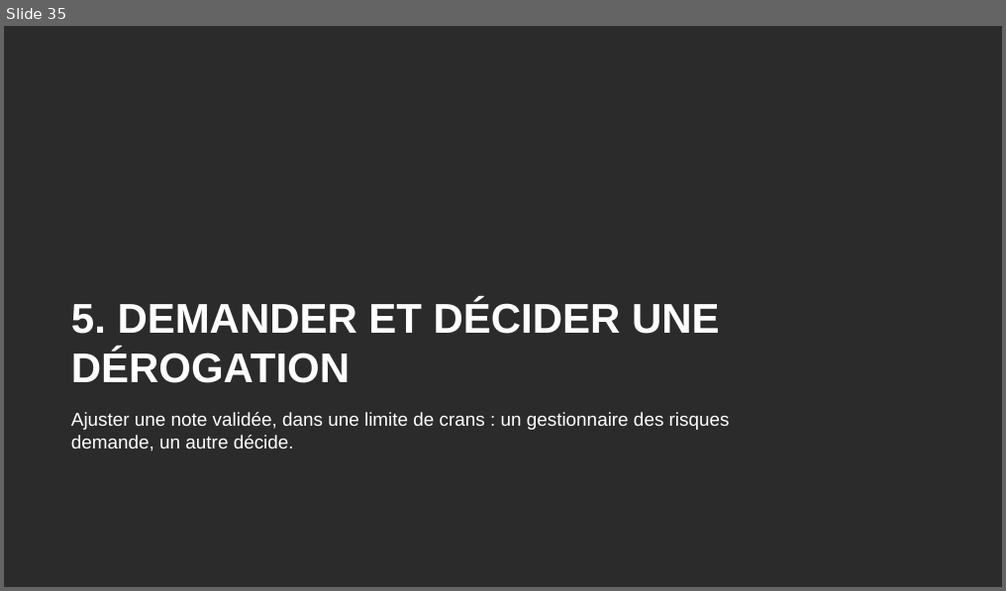
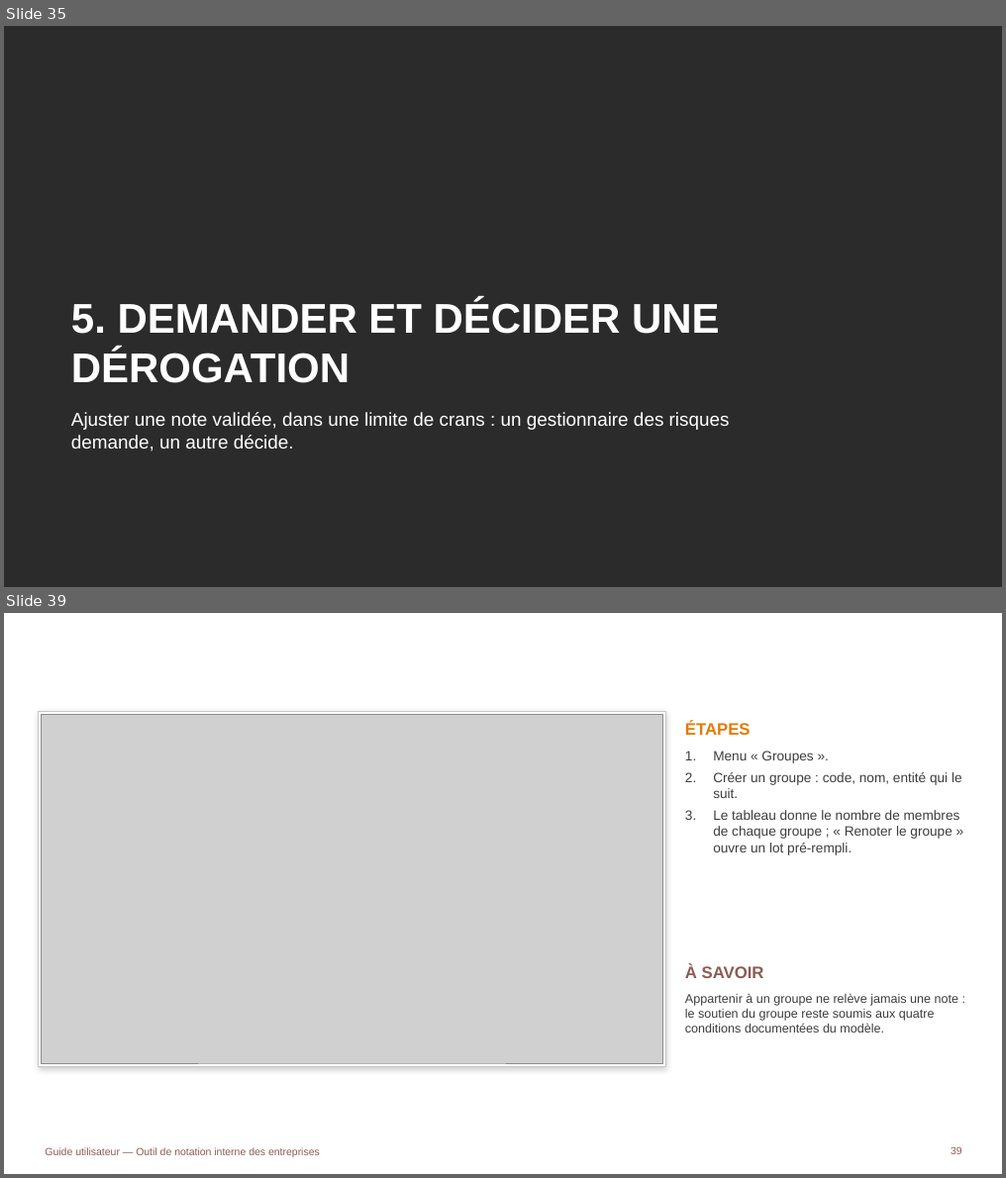
Before and after one commit to tariqeddoumi/Entreprise-scoring-cl, a slide deck: docs/guides/Guide_utilisateur_outil_notation.pptx. Shown one above the other, each under a label of ours: slide 35 before the commit, slides 35 and 39 after it; the slides between them are not shown. The pictures are 1006x591 and 1006x1178 pixels, drawn with LibreOffice and Linux fonts; fonts in the diff are those of the drawing; grey boxes stand for pictures; background and template pictures are left out; a plain dark background stands for a picture behind light text. Boxes give left, top, right and bottom in pixels: in the first picture for what was removed or moved away, otherwise in the second. Text is boxed around its words. In the diff, an @@ line names an element or a change of style, - is before the commit and + after.

```diff
--- a/docs/guides/Guide_utilisateur_outil_notation.pptx
+++ b/docs/guides/Guide_utilisateur_outil_notation.pptx
@@ slide 39 added at box(4, 613, 1002, 1174), background #FFFFFF @@
@@ title added at box(53, 636, 868, 694), 24 pt, text #FFFFFF, bold @@
+LES GROUPES D'AFFAIRES
@@ rectangle added at box(39, 711, 665, 1066), fill #FFFFFF, outline #C6C6C6 0.75 pt @@
@@ picture added at box(42, 714, 662, 1063) @@
@@ text added at box(685, 722, 750, 735), 16 pt, text #E37B05, bold @@
+ÉTAPES
@@ text added at box(713, 751, 962, 856), 13 pt, text #3D3D3B @@
+1. Menu « Groupes ».
+2. Créer un groupe : code, nom, entité qui le suit.
+3. Le tableau donne le nombre de membres de chaque groupe ; « Renoter le groupe » ouvre un lot pré-rempli.
@@ text added at box(685, 964, 764, 978), 16 pt, text #8C5B52, bold @@
+À SAVOIR
@@ text added at box(685, 993, 958, 1033), 12 pt, text #3D3D3B @@
+Appartenir à un groupe ne relève jamais une note : le soutien du groupe reste soumis aux quatre conditions documentées du modèle.
@@ page number added at box(950, 1147, 962, 1155), 10 pt, text #8C5B52 @@
+39
@@ text added at box(45, 1148, 320, 1157), 10 pt, text #8C5B52 @@
+Guide utilisateur — Outil de notation interne des entreprises
```
Also in this commit, not shown: 3 slides changed, 7 other slides added, 2 other files.
